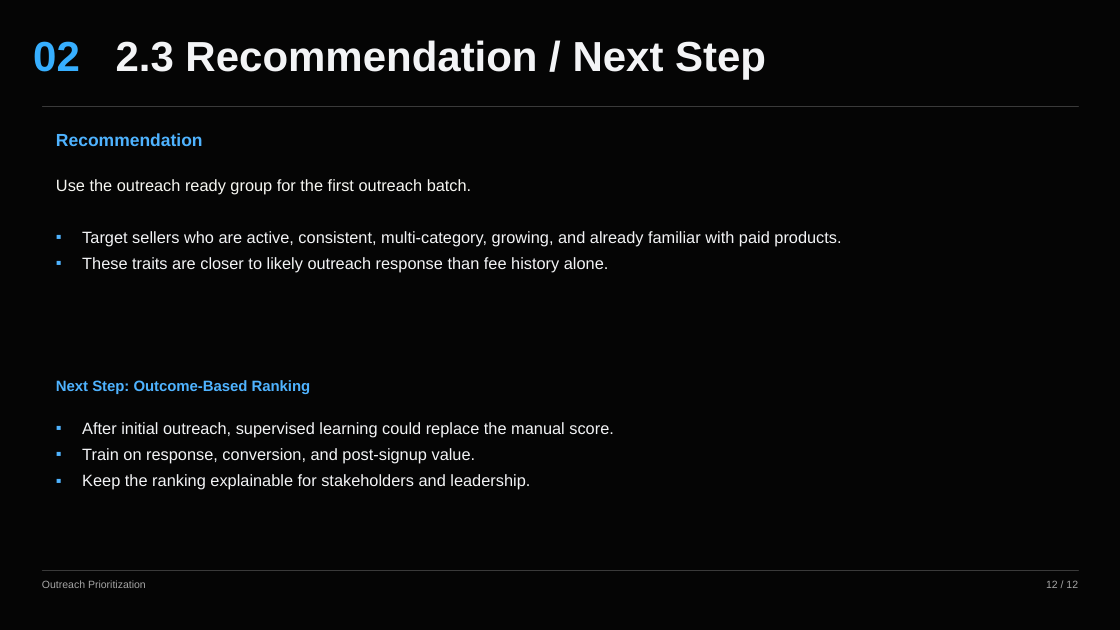
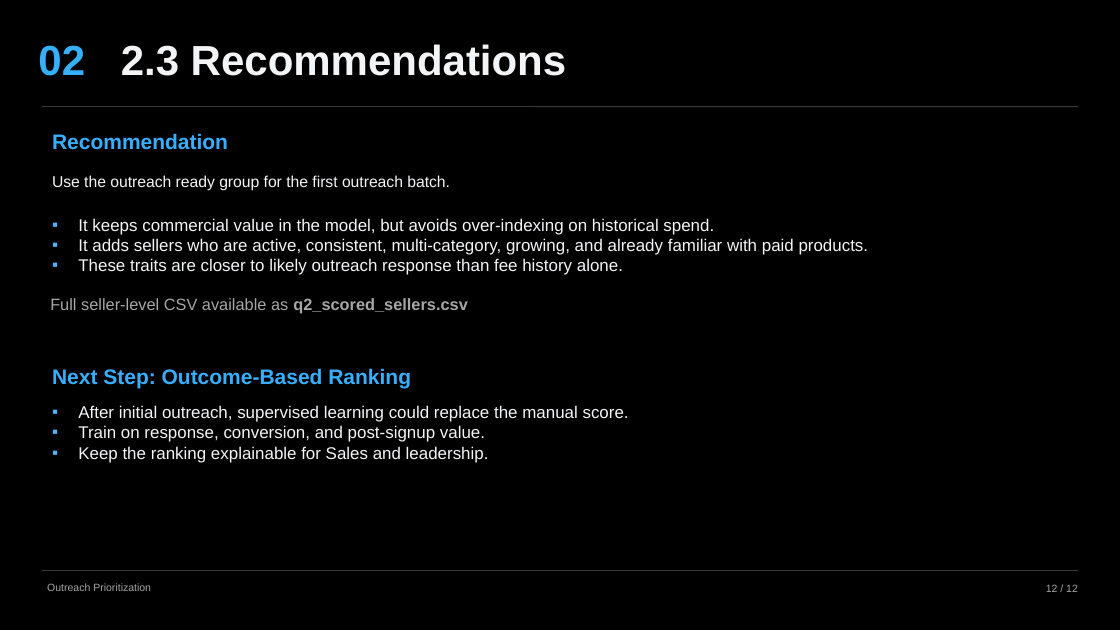
Before and after one commit to omer-t/marktplaats-assignment, a slide deck: slide 11 of deliverables/smb_bundles/smb_bundles_2_prioritize.pptx (slide 12 before the commit). Drawn at 1120x630 pixels with LibreOffice and Linux fonts; fonts in the diff are those of the drawing. Boxes give left, top, right and bottom in pixels: in the first picture for what was removed or moved away, otherwise in the second. Text is boxed around its words. In the diff, an @@ line names an element or a change of style, - is before the commit and + after.

```diff
--- a/deliverables/smb_bundles/smb_bundles_2_prioritize.pptx
+++ b/deliverables/smb_bundles/smb_bundles_2_prioritize.pptx
@@ background #050505 to #000000 @@
@@ text "02": place and size @@
-text "02" at (33, 41, 80, 72)
+text "02" at (38, 45, 85, 76)
@@ text at (121, 44, 566, 76): text changed @@
-2.3 Recommendation / Next Step
+2.3 Recommendations
@@ text "Recommendation" at (52, 133, 228, 150): size 15 to 18 pt, text colour #4FB3FF to #37AFFF; vertical alignment top to middle @@
@@ text added at (52, 175, 450, 191), 13.5 pt, text #F3F4F6 @@
+Use the outreach ready group for the first outreach batch.
@@ text "It keeps commercial value in ...": place and size @@
-text "It keeps commercial value in ..." at (56, 179, 841, 273)
+text "It keeps commercial value in ..." at (78, 218, 869, 275)
@@ text at (78, 218, 869, 255): text changed; size 14 to 14.5 pt @@
-Use the outreach ready group for the first outreach batch.
-▪ Target sellers who are active, consistent, multi-category, growing, and already familiar with paid products.
+▪ It keeps commercial value in the model, but avoids over-indexing on historical spend.
+▪ It adds sellers who are active, consistent, multi-category, growing, and already familiar with paid products.
@@ text at (78, 258, 623, 275): size 14 to 14.5 pt in "These traits are closer to likely outreach ..."; less space between paragraphs @@
@@ text added at (50, 298, 468, 314), 14 pt, text #A7A7A7 @@
+Full seller-level CSV available as q2_scored_sellers.csv
@@ text "Next Step: Outcome-Based Ranking": place and size @@
-text "Next Step: Outcome-Based Ranking" at (56, 380, 311, 394)
+text "Next Step: Outcome-Based Ranking" at (52, 368, 411, 388)
@@ text "Next Step: Outcome-Based Ranking" at (52, 368, 411, 388): size 12.8 to 18 pt, text colour #4FB3FF to #37AFFF; vertical alignment top to middle @@
@@ text "After initial outreach, supervised learning ...": place and size @@
-text "After initial outreach, supervised learning ..." at (82, 422, 614, 490)
+text "After initial outreach, supervised learning ..." at (78, 405, 629, 463)
@@ text at (78, 405, 629, 442): size 14 to 14.5 pt in "After initial outreach, supervised learning could replace ...", "Train on response, conversion, and post-signup value."; less space between paragraphs @@
@@ text at (78, 446, 489, 463): text changed; size 14 to 14.5 pt @@
-▪ Keep the ranking explainable for stakeholders and leadership.
+▪ Keep the ranking explainable for Sales and leadership.
@@ text "Outreach Prioritization": place and size @@
-text "Outreach Prioritization" at (42, 580, 146, 588)
+text "Outreach Prioritization" at (47, 583, 151, 591)
@@ text "12 / 12" at (1046, 584, 1078, 592): vertical alignment top to middle @@
```
Also in this commit, not shown: 8 other slides changed, 2 slides added, 3 slides removed, 10 other files.
